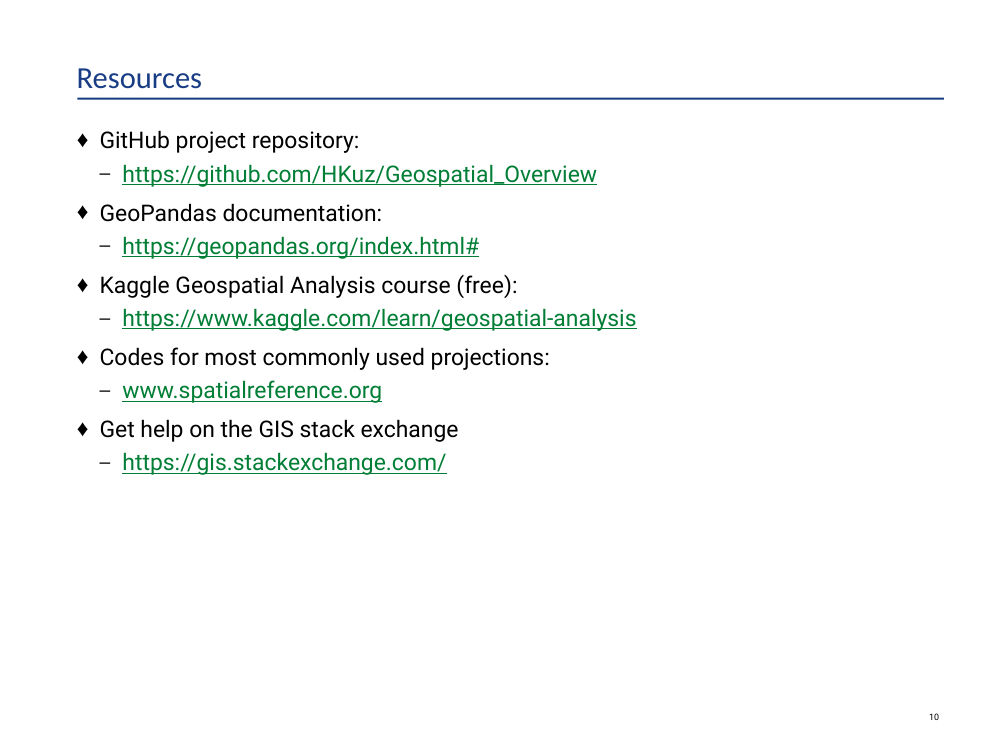
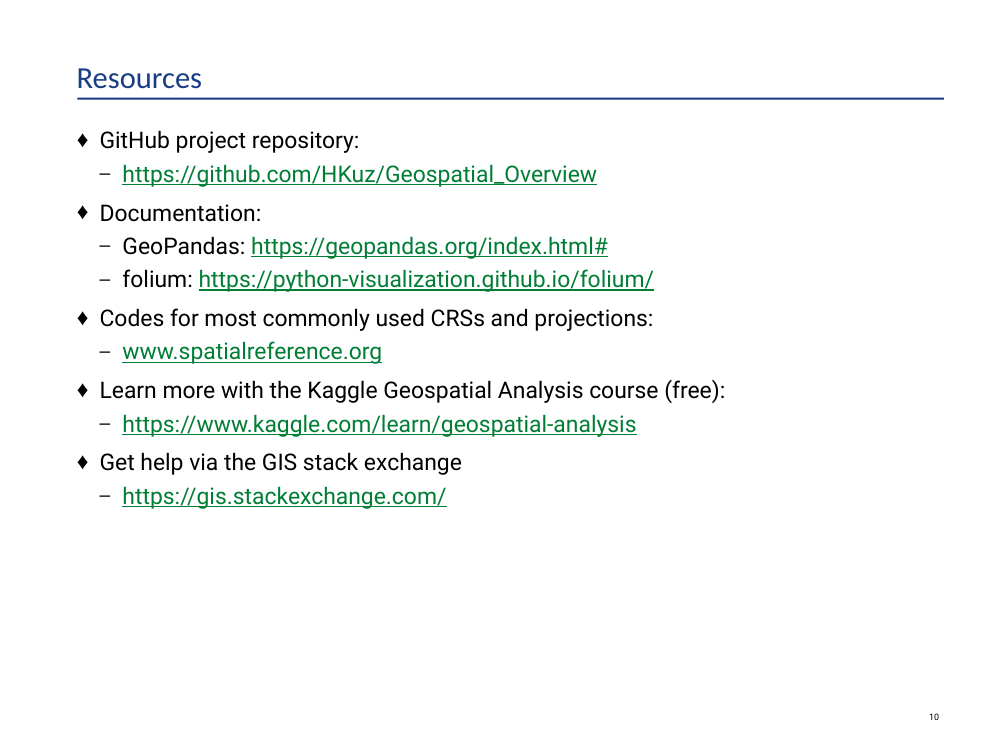
Before and after one commit to HKuz/Geospatial_Overview, a slide deck: slide 11 of BOS-PY_Presentation/OverviewOfUsingGeospatialDataInPython.pptx. Drawn at 1008x756 pixels with LibreOffice and Linux fonts; fonts in the diff are those of the drawing. Boxes give left, top, right and bottom in pixels: in the first picture for what was removed or moved away, otherwise in the second. Text is boxed around its words. In the diff, an @@ line names an element or a change of style, - is before the commit and + after.

```diff
--- a/BOS-PY_Presentation/OverviewOfUsingGeospatialDataInPython.pptx
+++ b/BOS-PY_Presentation/OverviewOfUsingGeospatialDataInPython.pptx
@@ text at box(100, 204, 725, 403): text changed @@
-    ♦ GeoPandas documentation:
-      – https://geopandas.org/index.html#
-    ♦ Kaggle Geospatial Analysis course (free):
+    ♦ Documentation:
+      – GeoPandas: https://geopandas.org/index.html#
+      – folium: https://python-visualization.github.io/folium/
+    ♦ Codes for most commonly used CRSs and projections:
+      – www.spatialreference.org
+    ♦ Learn more with the Kaggle Geospatial Analysis course (free):
@@ text at box(100, 452, 462, 475): text changed @@
-    ♦ Codes for most commonly used projections:
-      – www.spatialreference.org
-    ♦ Get help on the GIS stack exchange
+    ♦ Get help via the GIS stack exchange
```
Also in this commit, not shown: 1 other slide changed.
